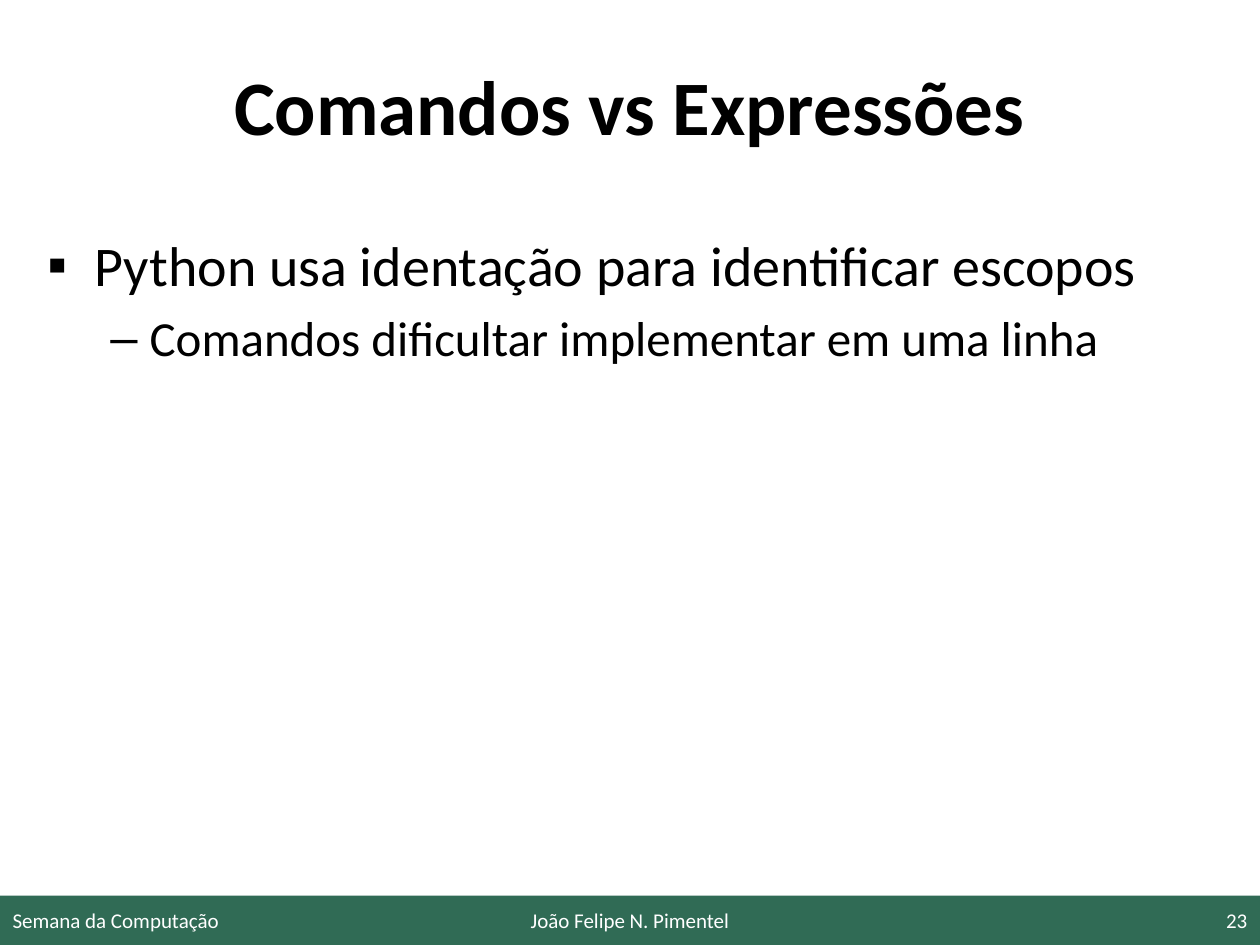
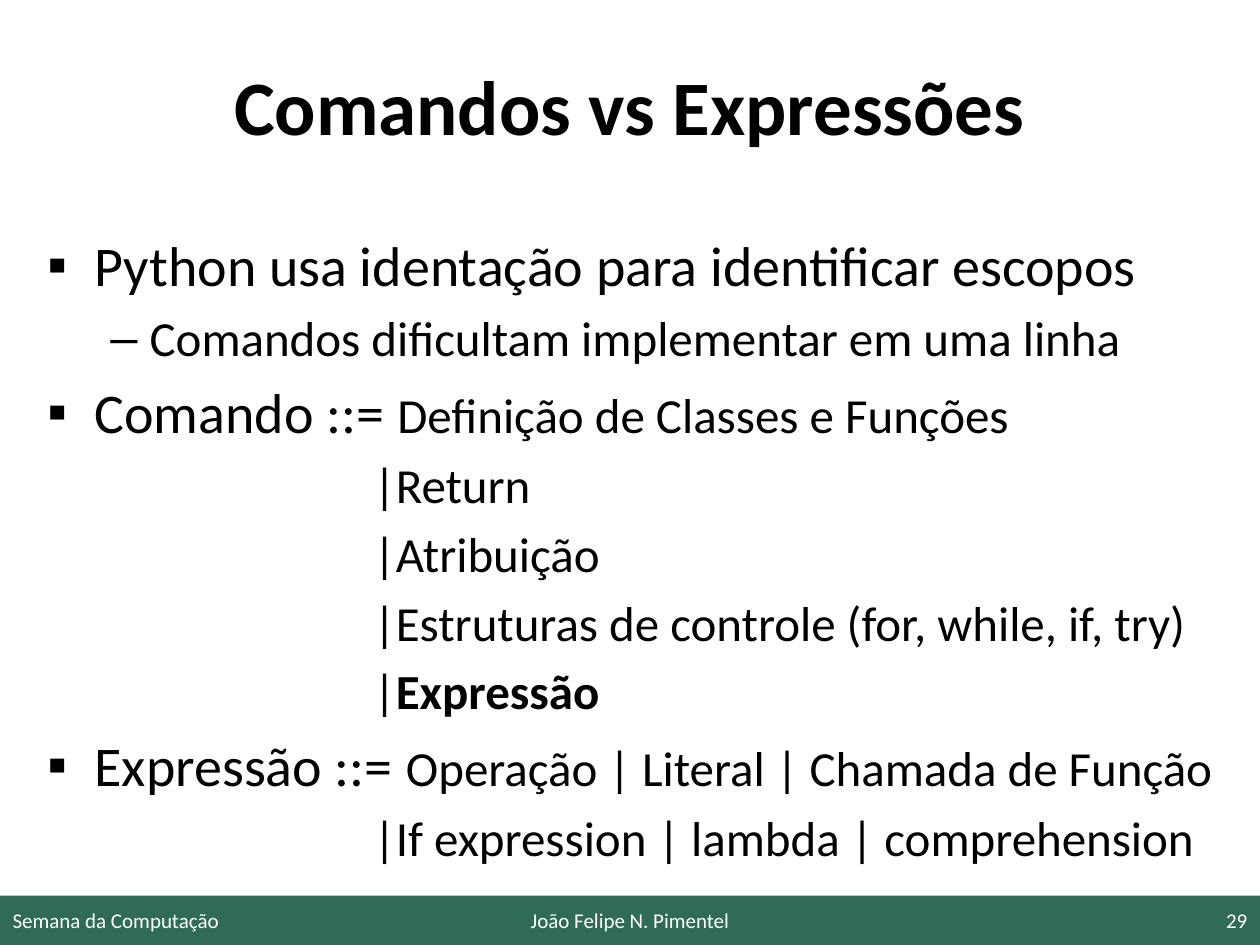
Before and after one commit to JoaoFelipe/presentations, a slide deck: slide 29 of 20191017_SC_UFF/umalinha.pptx (slide 23 before the commit). Drawn at 1260x945 pixels with LibreOffice and Linux fonts; fonts in the diff are those of the drawing; background and template pictures are left out. Boxes give left, top, right and bottom in pixels: in the first picture for what was removed or moved away, otherwise in the second. Text is boxed around its words. In the diff, an @@ line names an element or a change of style, - is before the commit and + after.

```diff
--- a/20191017_SC_UFF/umalinha.pptx
+++ b/20191017_SC_UFF/umalinha.pptx
@@ text at <box>95,322,1212,864</box>: text changed @@
-  – Comandos dificultar implementar em uma linha
+  – Comandos dificultam implementar em uma linha
+▪ Comando ::= Definição de Classes e Funções
+          |Return
+          |Atribuição
+          |Estruturas de controle (for, while, if, try)
+          |Expressão
+▪ Expressão ::= Operação | Literal | Chamada de Função
+          |If expression | lambda | comprehension
@@ page number at <box>1226,914,1247,928</box>: text changed @@
-23
+29
```
Also in this commit, not shown: 45 other slides changed, 16 slides added, 2 slides removed, 2 other files.
